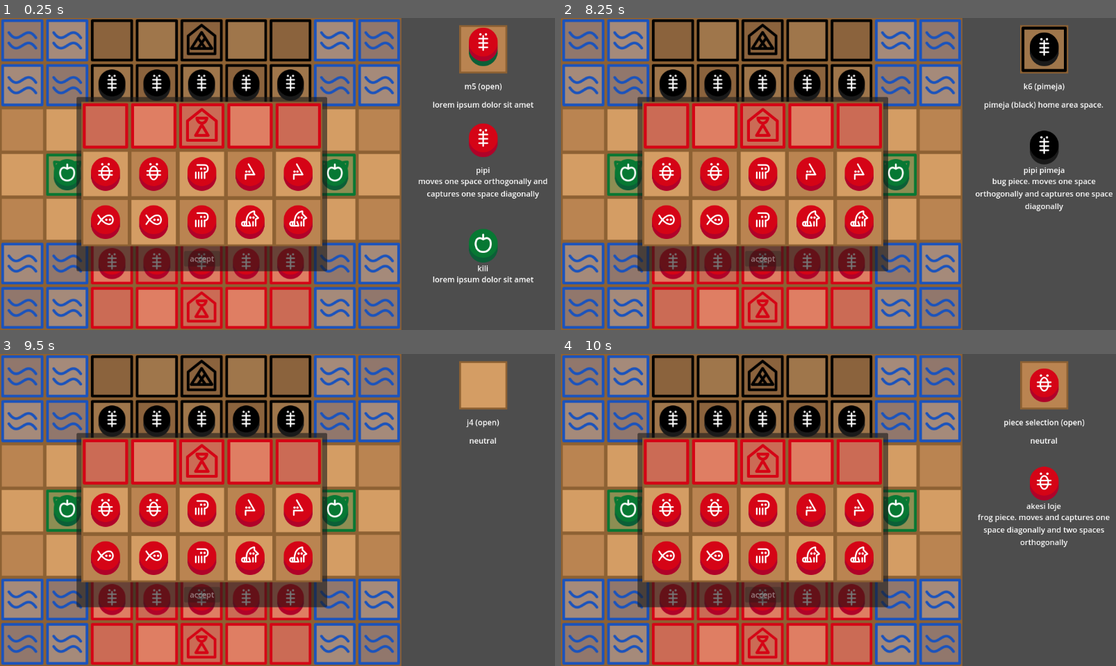
Above: before the commit, frames 1-4 (two rows, left to right).
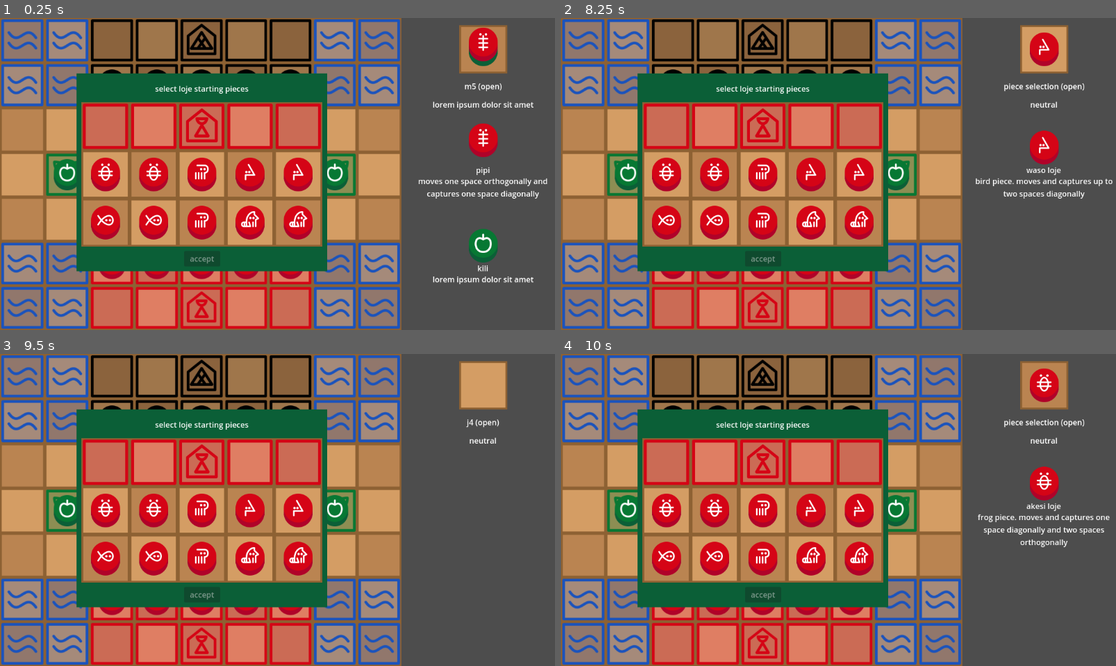
Above: after the commit, the same moments.

Repository: musi-soweli/MusiSoweli
Game: Godot game, scene res://test.tscn
Two runs of this game, one before a commit and one after it. Both use one fixed random seed, a clock stepped at 60 frames per second and the inputs below. The project has no main scene, so this scene is started directly.
Inputs (mouse positions are in pixels of both pictures, inside the frame that each line leads up to):
- Up to frame 1 (0.25 s): no input
- Up to frame 2 (8.25 s): click (583, 39) at 0.52 s; click (583, 39) at 1.27 s; click (583, 39) at 2.02 s; tap Enter at 2.75, 4.25, 5.75 s; move the mouse to (960, 158) at 2.77 s; tap Space at 3.5, 5, 6.5 s; move the mouse to (727, 189) at 3.52 s; move the mouse to (894, 105) at 4.27 s; move the mouse to (810, 236) at 5.02 s; move the mouse to (1005, 220) at 5.77 s; move the mouse to (672, 127) at 6.52 s; move the mouse to (866, 174) at 7.27 s; move the mouse to (755, 96) at 8.02 s
- Up to frame 3 (9.5 s): move the mouse to (399, 494) at 8.77 s
- Up to frame 4 (10 s): move the mouse to (727, 525) at 9.52 s

The runs differ from the first frame. In frame 1, 10% of the frame differs, in the area x 13-59%, y 17-82%; in frame 2, 13%, in the area x 13-100%, y 2-82%; in frame 3, 10%; in frame 4, 10%.

Commit message:
Rotation and Promotion Cancellation

Diff:
--- a/Scripts/BoardDisplay.gd
+++ b/Scripts/BoardDisplay.gd
@@ -11,22 +11,26 @@
 var selected_space : BoardSpace
 var moving = false
 
-func populate_grid(boardState : BoardState):
+func populate_grid(board_state : BoardState):
 	for child : Node in get_children():
 		child.queue_free()
-	for r : int in range(len(boardState.spaces)):
-		for c : int in range(len(boardState.spaces[r])):
+	for r : int in range(len(board_state.spaces)):
+		for c : int in range(len(board_state.spaces[r])):
 			var display = SPACE_DISPLAY.instantiate()
-			display.set_space(boardState.spaces[r][c])
+			display.set_space(board_state.spaces[r][c])
 			display.connect("space_hovered", Callable(get_node(SPACE_INFO_DISPLAY), "display_space"))
 			display.connect("piece_selected", Callable(self, "on_piece_selected"))
 			display.connect("move_selected", Callable(self, "on_move_selected"))
 			display.connect("empty_selected", Callable(self, "on_empty_selected"))
 			add_child(display)
-	size.x = (size.y/7)*9
-func update_grid(boardState : BoardState):
+	size.x = (size.y/7.0)*9.0
+func update_grid(board_state : BoardState):
+	pivot_offset = Vector2(size.x*0.5, size.y*0.5)
+	rotation_degrees = 0 if board_state.orientation == 0 else 180
 	for i : int in range(get_child_count()):
-		get_child(i).set_space(boardState.spaces[i/9][i%9])
+		get_child(i).set_space(board_state.spaces[i/9][i%9])
+		get_child(i).pivot_offset = Vector2(get_child(i).size.x*0.5, get_child(i).size.y*0.5)
+		get_child(i).rotation_degrees = 0 if board_state.orientation == 0 else 180
 
 #func _ready():
 	#current_state = BoardState.get_starting_board_state()
@@ -62,7 +66,6 @@
 		if move is MovementAction:
 			get_child_from_indexes(move.new_position.row, move.new_position.column).set_move(move)
 		elif move is PromotionAction:
-			print("promotion")
 			emit_signal("promotion", move)
 			hide_potential_moves()
 			break
--- a/Scripts/GameController.gd
+++ b/Scripts/GameController.gd
@@ -5,14 +5,14 @@
 	current_state = BoardState.get_starting_board_state()
 	$BoardDisplay.populate_grid(current_state)
 	var home_row_types : Array[SpaceType] = [SpaceType.LOJE, SpaceType.LOJE, SpaceType.TOMO_LOJE, SpaceType.LOJE, SpaceType.LOJE]
-	$PieceSelectionDisplay.display_pieces(current_state.unused_pieces[0], 5, home_row_types, Callable(self, "on_loje_pieces_selected"))
+	$PieceSelectionDisplay.display_pieces(current_state.unused_pieces[0], 5, home_row_types, Callable(self, "on_loje_pieces_selected"), "select loje starting pieces")
 func on_loje_pieces_selected(pieces : Array[GamePiece]):
 	for i in range(len(pieces)):
 		current_state.spaces[6][2+i].pieces.append(pieces[i])
 		pieces[i].position = current_state.spaces[6][2+i]
 	$BoardDisplay.update_grid(current_state)
 	var home_row_types : Array[SpaceType] = [SpaceType.PIMEJA, SpaceType.PIMEJA, SpaceType.TOMO_PIMEJA, SpaceType.PIMEJA, SpaceType.PIMEJA]
-	$PieceSelectionDisplay.display_pieces(current_state.unused_pieces[1], 5, home_row_types, Callable(self, "on_pimeja_pieces_selected"))
+	$PieceSelectionDisplay.display_pieces(current_state.unused_pieces[1], 5, home_row_types, Callable(self, "on_pimeja_pieces_selected"), "select pimeja starting pieces")
 func on_pimeja_pieces_selected(pieces : Array[GamePiece]):
 	for i in range(len(pieces)):
 		current_state.spaces[0][6-i].pieces.append(pieces[i])
@@ -25,9 +25,11 @@
 func on_board_display_promotion(move : PromotionAction):
 	$BoardDisplay.moving = false
 	var ht : Array[SpaceType] = [move.kili.position.type]
-	$PieceSelectionDisplay.display_pieces(current_state.unused_pieces[move.owner-1], 1, ht, Callable(self, "on_promotion_confirmed").bind(move))
+	$PieceSelectionDisplay.display_pieces(current_state.unused_pieces[move.owner-1], 1, ht, Callable(self, "on_promotion_confirmed").bind(move), "select promotion or cancel", true)
 func on_promotion_confirmed(pieces : Array[GamePiece], move : PromotionAction):
 	move.new_piece = pieces[0]
 	current_state = move.execute(current_state).progress_turn()
 	$BoardDisplay.moving = true
 	$BoardDisplay.update_grid(current_state)
+func on_piece_selection_display_cancelled():
+	$BoardDisplay.moving = true
--- a/Scripts/PieceSelectionDisplay.gd
+++ b/Scripts/PieceSelectionDisplay.gd
@@ -1,13 +1,16 @@
 extends Panel
 signal space_hovered(space : BoardSpace)
+signal cancelled()
 
 const SPACE = preload("res://space_display.tscn")
 var spaces : Array[BoardSpace] = []
 var selection_num : int = 5
 var on_selected : Callable
 
-func display_pieces(pieces : Array[GamePiece], _selection_num : int, types : Array[SpaceType], _on_selected : Callable) -> void:
+func display_pieces(pieces : Array[GamePiece], _selection_num : int, types : Array[SpaceType], _on_selected : Callable, text : String = "Select Pieces", cancellable : bool = false) -> void:
 	show()
+	$Cancel.visible = cancellable
+	$Label.text = text
 	selection_num = _selection_num
 	on_selected = _on_selected
 	$GridContainer.columns = len(pieces)
@@ -73,3 +76,9 @@
 	for i in range(selection_num):
 		pieces.append(spaces[i].pieces[0])
 	on_selected.bind(pieces).call()
+func on_cancel_pressed():
+	for child in $GridContainer.get_children():
+		child.queue_free()
+	hide()
+	var pieces : Array[GamePiece] = []
+	emit_signal("cancelled")
--- a/Scripts/SpaceType.gd
+++ b/Scripts/SpaceType.gd
@@ -4,8 +4,8 @@
 static var KASI = KasiSpaceType.new("kasi", preload("res://Assets/kasi_dark.png"), preload("res://Assets/kasi_light.png"), "kasi (plant) space. after movement, a new kili is placed onto any empty kasi spaces from their respective reserves, if possible.")
 static var PIMEJA = SpaceType.new("pimeja", preload("res://Assets/pimeja_dark.png"), preload("res://Assets/pimeja_light.png"), "pimeja (black) home area space.")
 static var LOJE = SpaceType.new("loje", preload("res://Assets/loje_dark.png"), preload("res://Assets/loje_light.png"), "loje (red) home area space.")
-static var TOMO_PIMEJA = SpaceType.new("tomo pimeja", preloa …(294 unchanged characters)… ermanently removed from the game.", true)
-static var TOMO_LOJE = SpaceType.new("tomo loje", preload("r …(282 unchanged characters)… ermanently removed from the game.", true)
+static var TOMO_PIMEJA = SpaceType.new("tomo pimeja", preloa …(294 unchanged characters)… ermanently removed from the game.", true, 2)
+static var TOMO_LOJE = SpaceType.new("tomo loje", preload("r …(282 unchanged characters)… ermanently removed from the game.", true, 1)
 
 var name : String
 var light_texture : Resource
--- a/test.tscn
+++ b/test.tscn
@@ -8,6 +8,9 @@
 [ext_resource type="Texture2D" uid="uid://cjy4lyy37wcuh" path="res://Assets/pipi_loje.png" id="5_msevv"]
 [ext_resource type="Script" path="res://Scripts/PieceSelectionDisplay.gd" id="6_6rbbu"]
 
+[sub_resource type="StyleBoxFlat" id="StyleBoxFlat_ihssm"]
+bg_color = Color(0.0431373, 0.372549, 0.215686, 1)
+
 [node name="Control" type="Control"]
 layout_mode = 3
 anchors_preset = 15
@@ -21,7 +24,6 @@
 layout_mode = 1
 offset_right = 648.0
 offset_bottom = 648.0
-pivot_offset = Vector2(324, 324)
 theme_override_constants/h_separation = 0
 theme_override_constants/v_separation = 0
 columns = 9
@@ -197,12 +199,12 @@
 autowrap_mode = 2
 
 [node name="PieceSelectionDisplay" type="Panel" parent="."]
-visible = false
 layout_mode = 2
 offset_left = 159.0
-offset_top = 164.0
+offset_top = 115.0
 offset_right = 679.0
 offset_bottom = 526.0
+theme_override_styles/panel = SubResource("StyleBoxFlat_ihssm")
 script = ExtResource("6_6rbbu")
 
 [node name="GridContainer" type="GridContainer" parent="PieceSelectionDisplay"]
@@ -211,9 +213,9 @@
 anchor_left = 0.5
 anchor_right = 0.5
 offset_left = -250.0
-offset_top = 10.0
+offset_top = 60.0
 offset_right = 250.0
-offset_bottom = 310.0
+offset_bottom = 360.0
 grow_horizontal = 2
 theme_override_constants/h_separation = 0
 theme_override_constants/v_separation = 0
@@ -235,7 +237,36 @@
 disabled = true
 text = "accept"
 
+[node name="Cancel" type="Button" parent="PieceSelectionDisplay"]
+layout_mode = 1
+anchors_preset = 3
+anchor_left = 1.0
+anchor_top = 1.0
+anchor_right = 1.0
+anchor_bottom = 1.0
+offset_left = -85.0
+offset_top = -42.0
+offset_right = -10.0
+offset_bottom = -10.0
+grow_horizontal = 0
+grow_vertical = 0
+text = "cancel"
+
+[node name="Label" type="Label" parent="PieceSelectionDisplay"]
+layout_mode = 1
+anchors_preset = 5
+anchor_left = 0.5
+anchor_right = 0.5
+offset_left = -45.5
+offset_top = 20.0
+offset_right = 45.5
+offset_bottom = 43.0
+grow_horizontal = 2
+text = "Select Piece"
+
 [connection signal="move_selected" from="BoardDisplay" to="." method="on_board_display_move_selected"]
 [connection signal="promotion" from="BoardDisplay" to="." method="on_board_display_promotion"]
+[connection signal="cancelled" from="PieceSelectionDisplay" to="." method="on_piece_selection_display_cancelled"]
 [connection signal="space_hovered" from="PieceSelectionDisplay" to="SpaceInfoDisplay" method="display_space"]
 [connection signal="pressed" from="PieceSelectionDisplay/Button" to="PieceSelectionDisplay" method="on_button_pressed"]
+[connection signal="pressed" from="PieceSelectionDisplay/Cancel" to="PieceSelectionDisplay" method="on_cancel_pressed"]
Not shown: 1 places in test.tscn that only renumber resources
